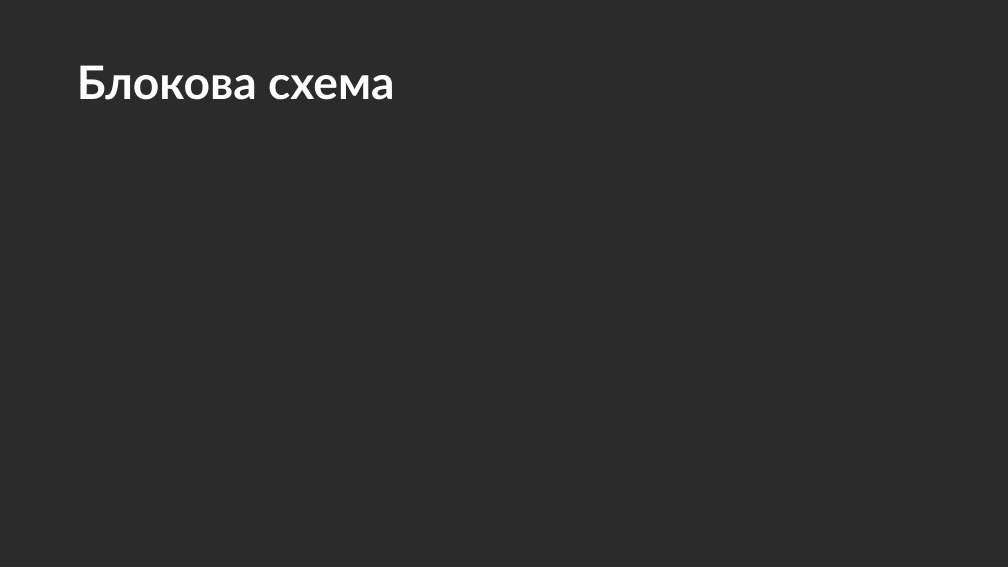
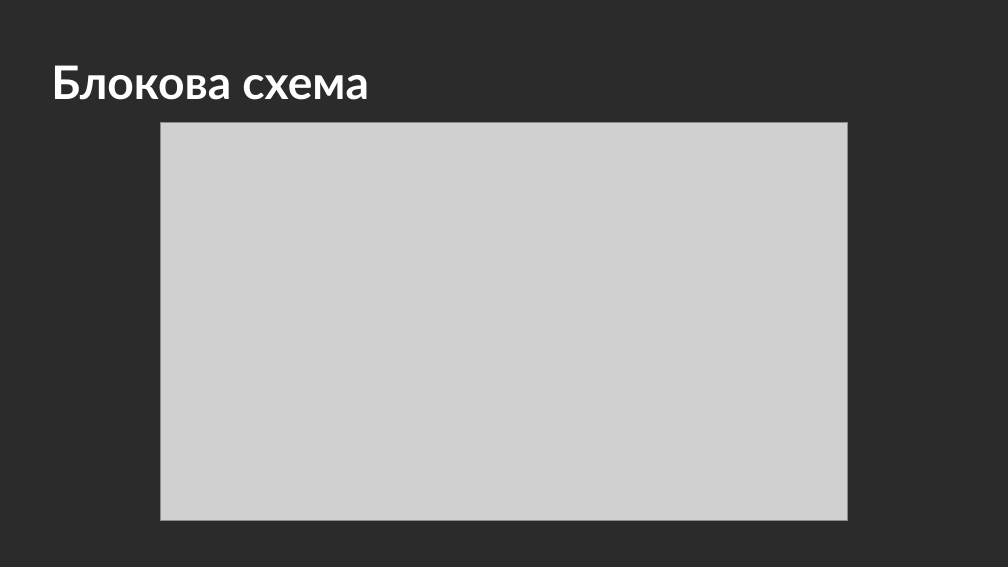
Before and after one commit to VicRattlehead502/Medicine-Man, a slide deck: slide 6 of Prezentaciq.pptx (slide 8 before the commit). Drawn at 1008x567 pixels with LibreOffice and Linux fonts; fonts in the diff are those of the drawing; grey boxes stand for pictures; background and template pictures are left out; a plain dark background stands for a picture behind light text. Boxes give left, top, right and bottom in pixels: in the first picture for what was removed or moved away, otherwise in the second. Text is boxed around its words. In the diff, an @@ line names an element or a change of style, - is before the commit and + after.

```diff
--- a/Prezentaciq.pptx
+++ b/Prezentaciq.pptx
@@ title "Блокова схема": place and size @@
-title "Блокова схема" at bbox=[77, 65, 394, 100]
+title "Блокова схема" at bbox=[51, 65, 368, 100]
@@ picture added at bbox=[160, 122, 848, 520] @@
```
Also in this commit, not shown: 6 other slides changed.
